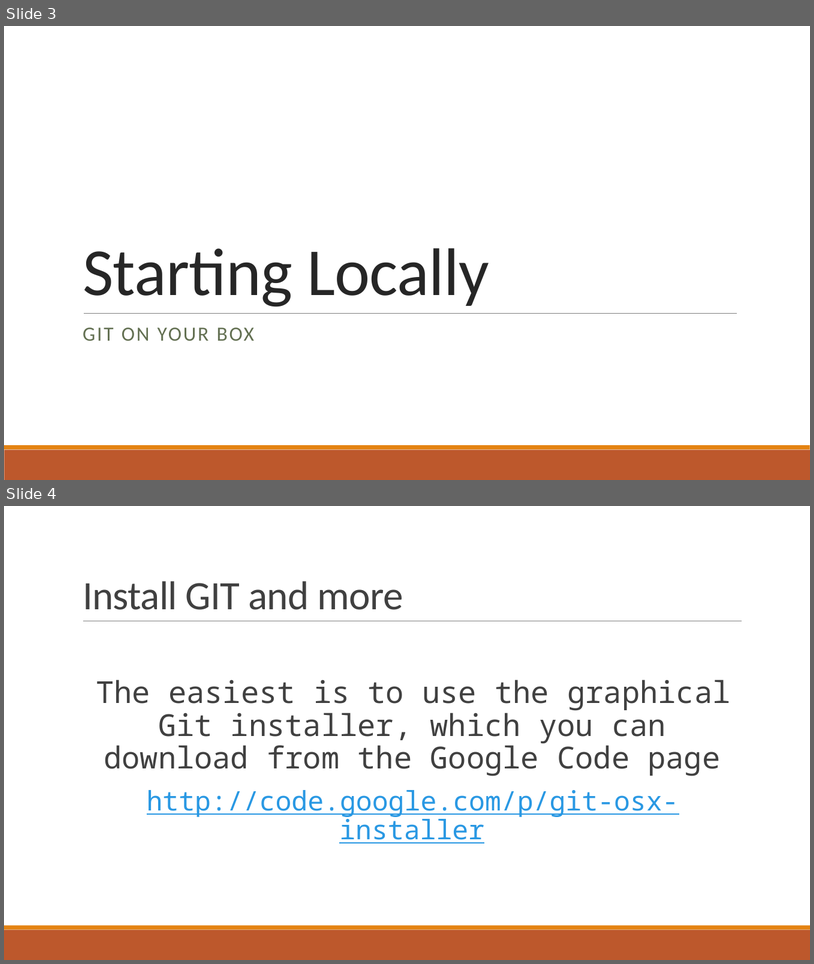
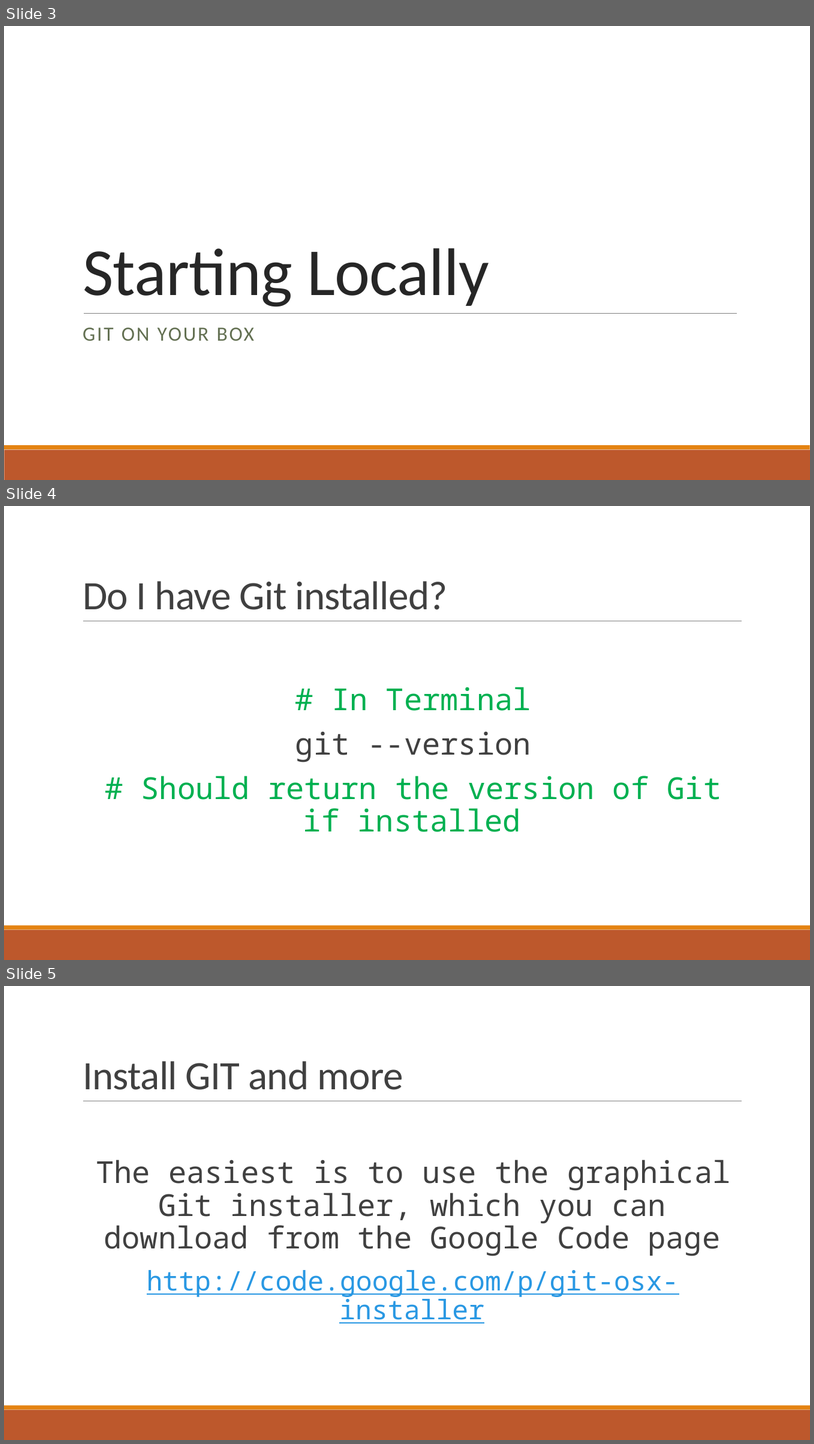
Before and after one commit to kdbaker/Presentation-GitWorkshop, a slide deck: GIT Workshop.pptx. Shown one above the other, each under a label of ours: slides 3 and 4 before the commit, slides 3, 4 and 5 after it. The pictures are 814x964 and 814x1444 pixels, drawn with LibreOffice and Linux fonts; fonts in the diff are those of the drawing; background and template pictures are left out. Boxes give left, top, right and bottom in pixels: in the first picture for what was removed or moved away, otherwise in the second. Text is boxed around its words. In the diff, an @@ line names an element or a change of style, - is before the commit and + after.

Commit message:
updated

```diff
--- a/GIT Workshop.pptx
+++ b/GIT Workshop.pptx
@@ slide 4 added at (x1=4, y1=506, x2=810, y2=960), background #FFFFFF; not listed: 3 template elements that a slide beside it also shows @@
@@ title added at (x1=83, y1=581, x2=447, y2=610), 48 pt, text #404040 @@
+Do I have Git installed?
@@ text added at (x1=141, y1=687, x2=722, y2=832), 36 pt, text #00B050 @@
+  # In Terminal
+  git --version
+  # Should return the version of Git if installed
@@ what was slide 4 is now slide 5 @@
```
